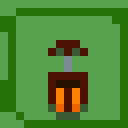
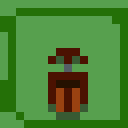
Two versions of the same layered image (128 × 128). Layer-by-layer changes:
painted on "mug" over [48, 40, 88, 112]
painted on "object.png" over [80, 48, 88, 64]
